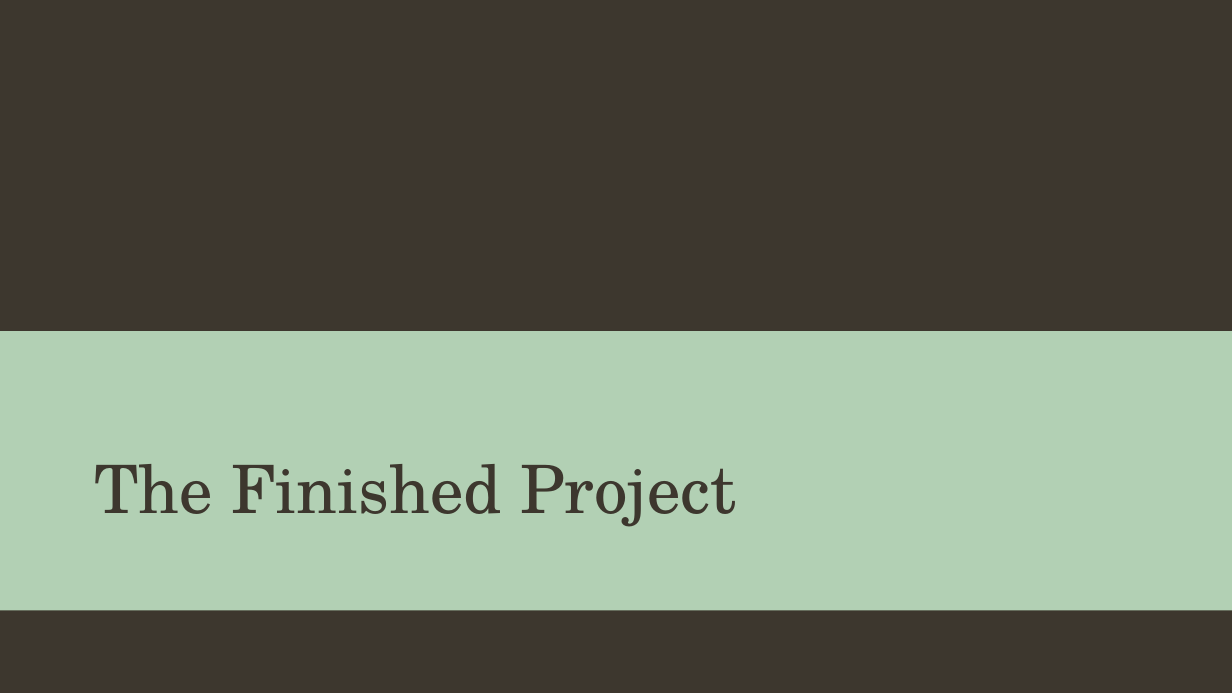
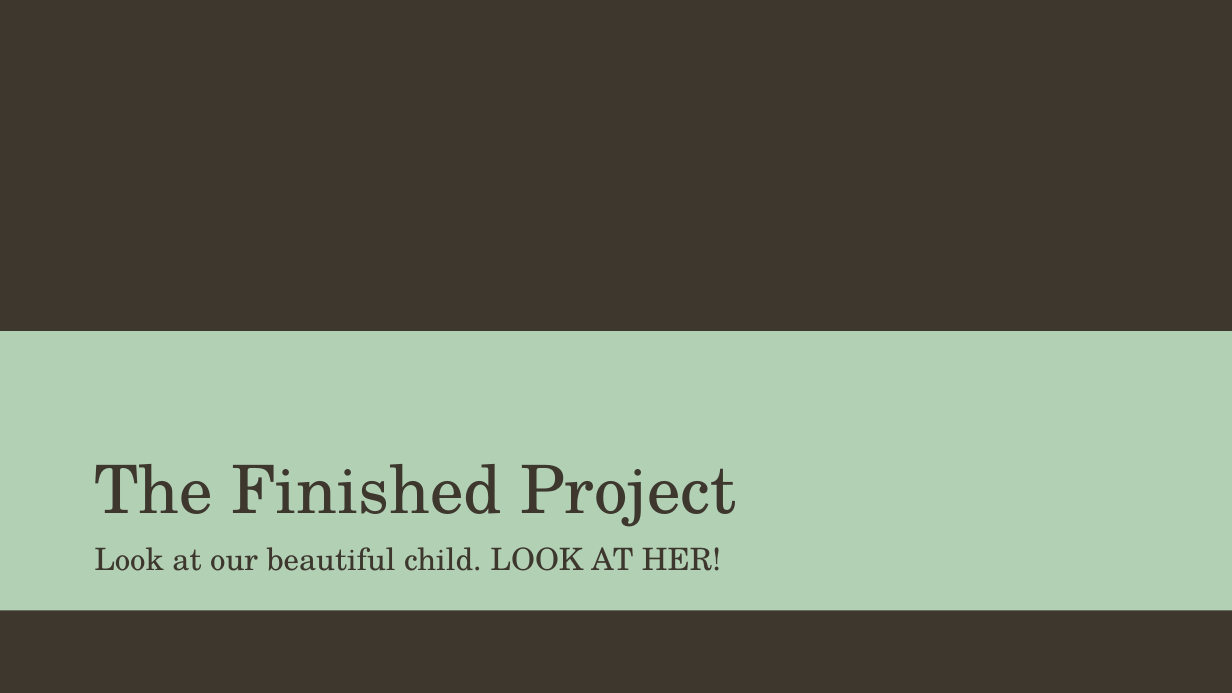
Before and after one commit to hannahdoby/project-3, a slide deck: slide 14 of YelpForTravelHelp.pptx. Drawn at 1232x693 pixels with LibreOffice and Linux fonts; fonts in the diff are those of the drawing; background and template pictures are left out. Boxes give left, top, right and bottom in pixels: in the first picture for what was removed or moved away, otherwise in the second. Text is boxed around its words. In the diff, an @@ line names an element or a change of style, - is before the commit and + after.

```diff
--- a/YelpForTravelHelp.pptx
+++ b/YelpForTravelHelp.pptx
@@ text added at [94,547,721,571], 24 pt, text #3D372E @@
+Look at our beautiful child. LOOK AT HER!
```
Also in this commit, not shown: 1 other slide changed.
